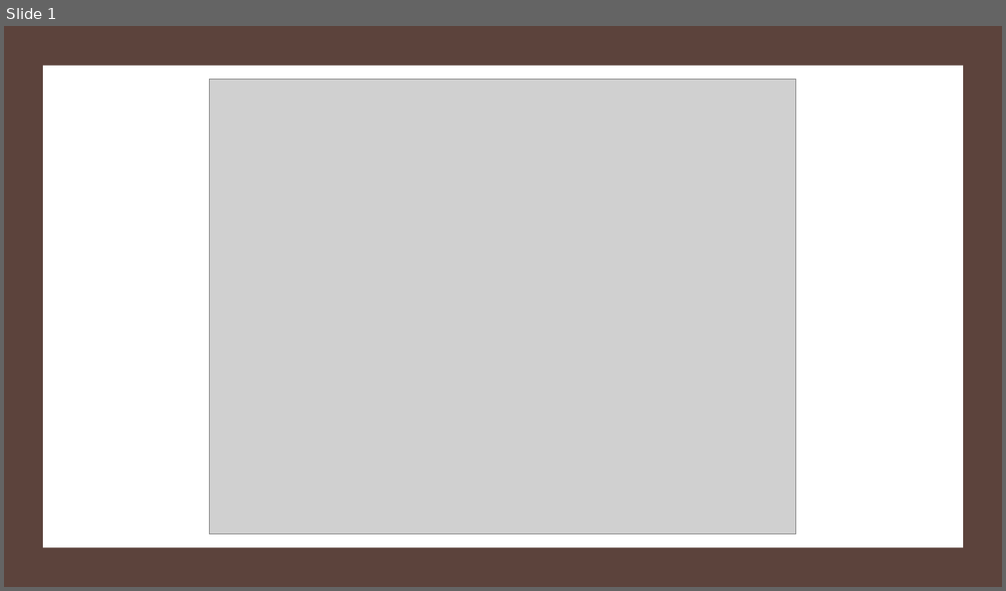
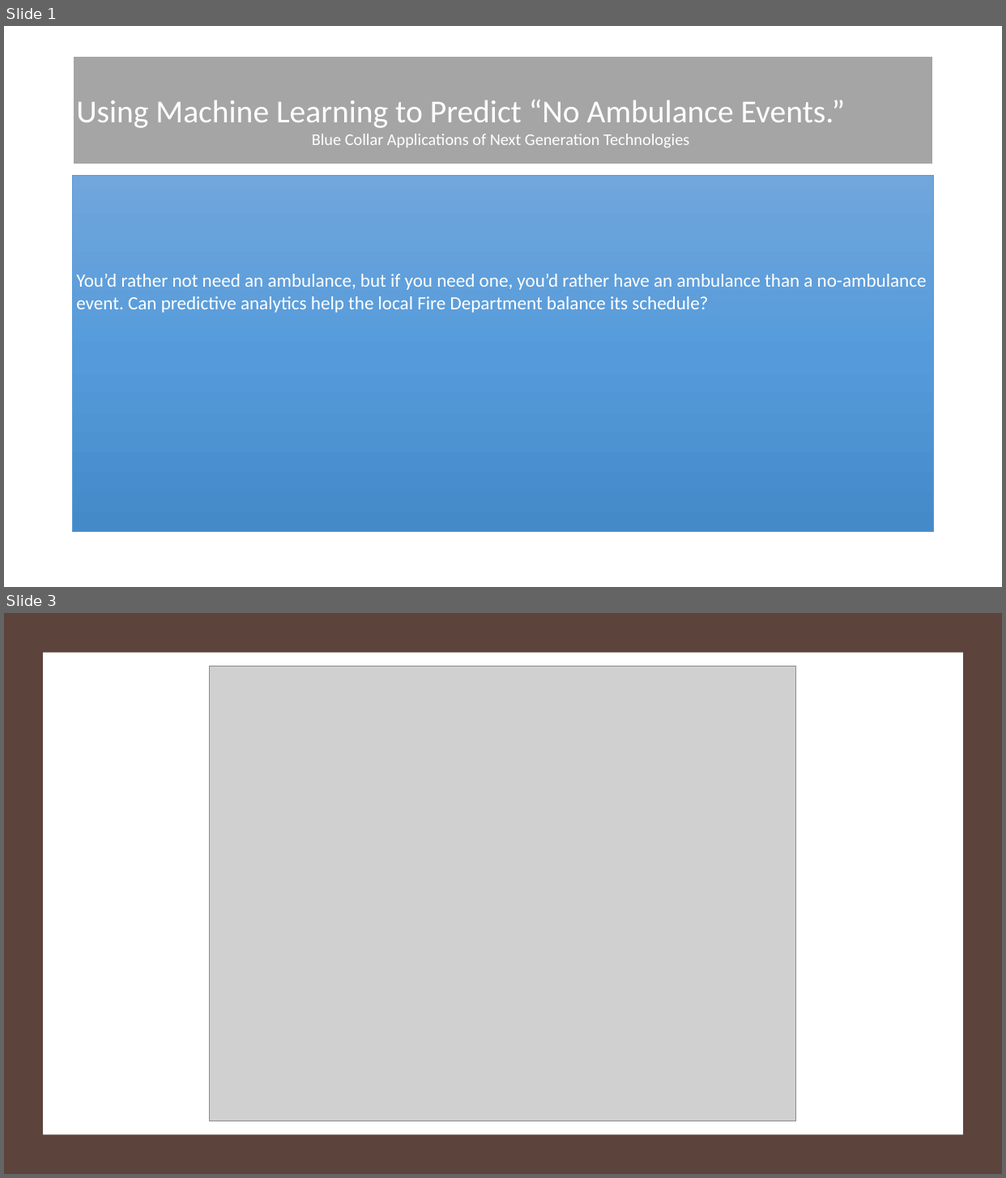
Before and after one commit to jmorasf/XXM_Dispatches, a slide deck: Ambulances.pptx. Shown one above the other, each under a label of ours: slide 1 before the commit, slides 1 and 3 after it; the slides between them are not shown. The pictures are 1006x591 and 1006x1178 pixels, drawn with LibreOffice and Linux fonts; fonts in the diff are those of the drawing; grey boxes stand for pictures. Boxes give left, top, right and bottom in pixels: in the first picture for what was removed or moved away, otherwise in the second. Text is boxed around its words. In the diff, an @@ line names an element or a change of style, - is before the commit and + after.

```diff
--- a/Ambulances.pptx
+++ b/Ambulances.pptx
@@ slide 1 added at (4,26,1002,587), background #FFFFFF @@
@@ title added at (73,56,934,165), fill #A5A5A5, outline #FFFFFF 1.5 pt, 15.8 pt, text #FFFFFF @@
+Using Machine Learning to Predict “No Ambulance Events.”
+Blue Collar Applications of Next Generation Technologies
@@ text added at (73,176,934,532), fill gradient #70A6DB to #559BDB to #448AC9, outline #5B9BD5 0.5 pt, 18 pt, text #FFFFFF @@
+You’d rather not need an ambulance, but if you need one, you’d rather have an ambulance than a no-ambulance event. Can predictive analytics help the local Fire Department balance its schedule?
@@ what was slide 1 is now slide 3 @@
```
Also in this commit, not shown: 1 other slide added, 1 other file.
